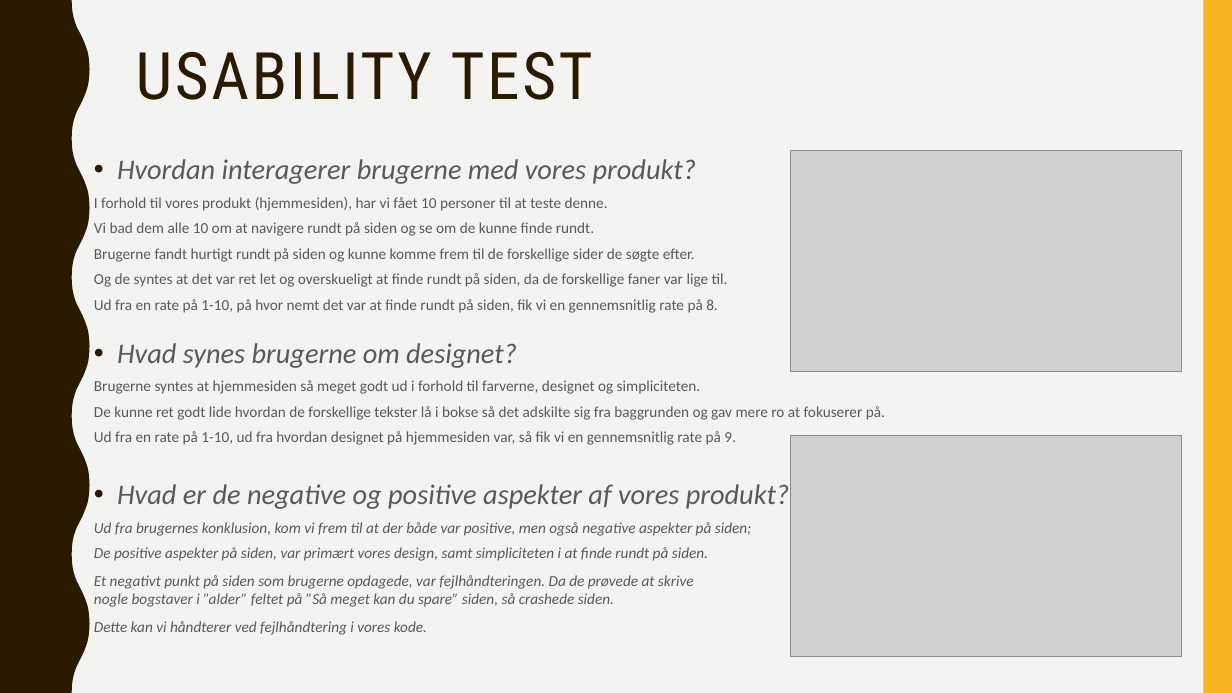
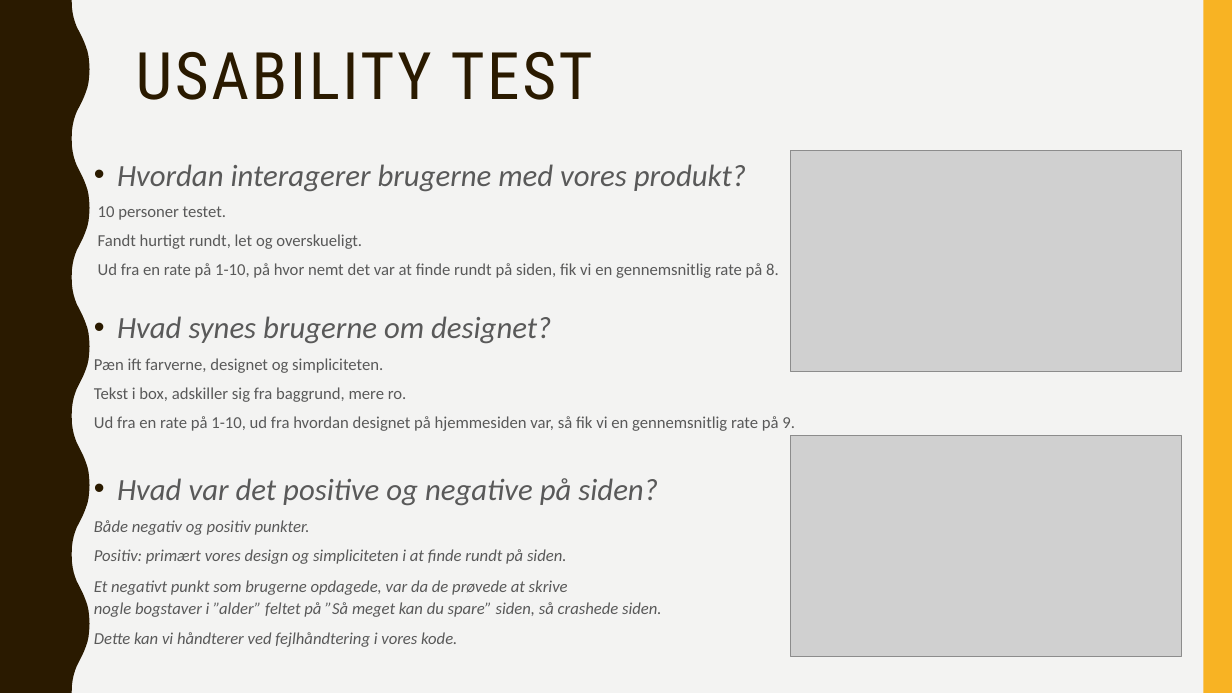
Before and after one commit to Alex8943/mad-spild, a slide deck: slide 12 of powerpoint-mad-spildFinal.pptm. Drawn at 1232x693 pixels with LibreOffice and Linux fonts; fonts in the diff are those of the drawing; grey boxes stand for pictures. Boxes give left, top, right and bottom in pixels: in the first picture for what was removed or moved away, otherwise in the second. Text is boxed around its words. In the diff, an @@ line names an element or a change of style, - is before the commit and + after.

```diff
--- a/powerpoint-mad-spildFinal.pptm
+++ b/powerpoint-mad-spildFinal.pptm
@@ text at (94, 164, 795, 647): size 22.1 to 24.1 pt in "Hvordan interagerer brugerne med vores produkt?", "Hvad synes brugerne om designet?"; size 11.9 to 12.9 pt in "Ud fra en rate på 1-10, på ...", "Ud fra en rate på 1-10, ud ...", "Dette kan vi håndterer ved fejlhåndtering i ..."; line spacing 0.9 to 1; line spacing 1 to 1.1 @@
@@ text at (98, 206, 362, 249): text changed; size 11.9 to 12.9 pt @@
-I forhold til vores produkt (hjemmesiden), har vi fået 10 personer til at teste denne.
-Vi bad dem alle 10 om at navigere rundt på siden og se om de kunne finde rundt.
-Brugerne fandt hurtigt rundt på siden og kunne komme frem til de forskellige sider de søgte efter.
-Og de syntes at det var ret let og overskueligt at finde rundt på siden, da de forskellige faner var lige til.
+10 personer testet.
+Fandt hurtigt rundt, let og overskueligt.
@@ text at (94, 358, 407, 402): text changed; size 11.9 to 12.9 pt @@
-Brugerne syntes at hjemmesiden så meget godt ud i forhold til farverne, designet og simpliciteten.
-De kunne ret godt lide hvordan de forskellige tekster lå i bokse så det adskilte sig fra baggrunden og gav mere ro at fokuserer på.
+Pæn ift farverne, designet og simpliciteten.
+Tekst i box, adskiller sig fra baggrund, mere ro.
@@ text at (94, 478, 662, 617): text changed; size 11.9 to 12.9 pt @@
-• Hvad er de negative og positive aspekter af vores produkt?
-Ud fra brugernes konklusion, kom vi frem til at der både var positive, men også negative aspekter på siden;
-De positive aspekter på siden, var primært vores design, samt simpliciteten i at finde rundt på siden.
-Et negativt punkt på siden som brugerne opdagede, var fejlhåndteringen. Da de prøvede at skrive
-nogle bogstaver i ”alder” feltet på ”Så meget kan du spare” siden, så crashede siden.
+• Hvad var det positive og negative på siden?
+Både negativ og positiv punkter.
+Positiv: primært vores design og simpliciteten i at finde rundt på siden.
+Et negativt punkt som brugerne opdagede, var da de prøvede at skrive
+nogle bogstaver i ”alder” feltet på ”Så meget kan du spare” siden, så crashede siden.
```
Also in this commit, not shown: 1 other file.
